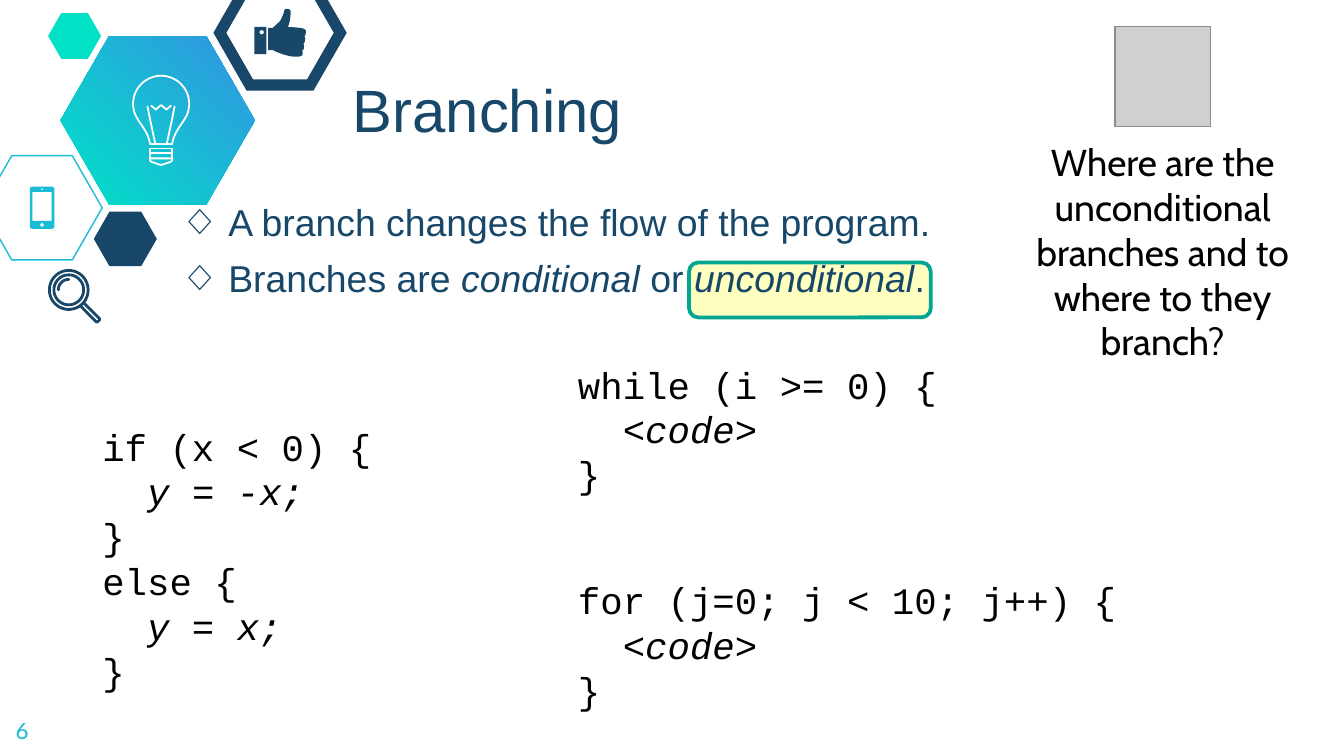
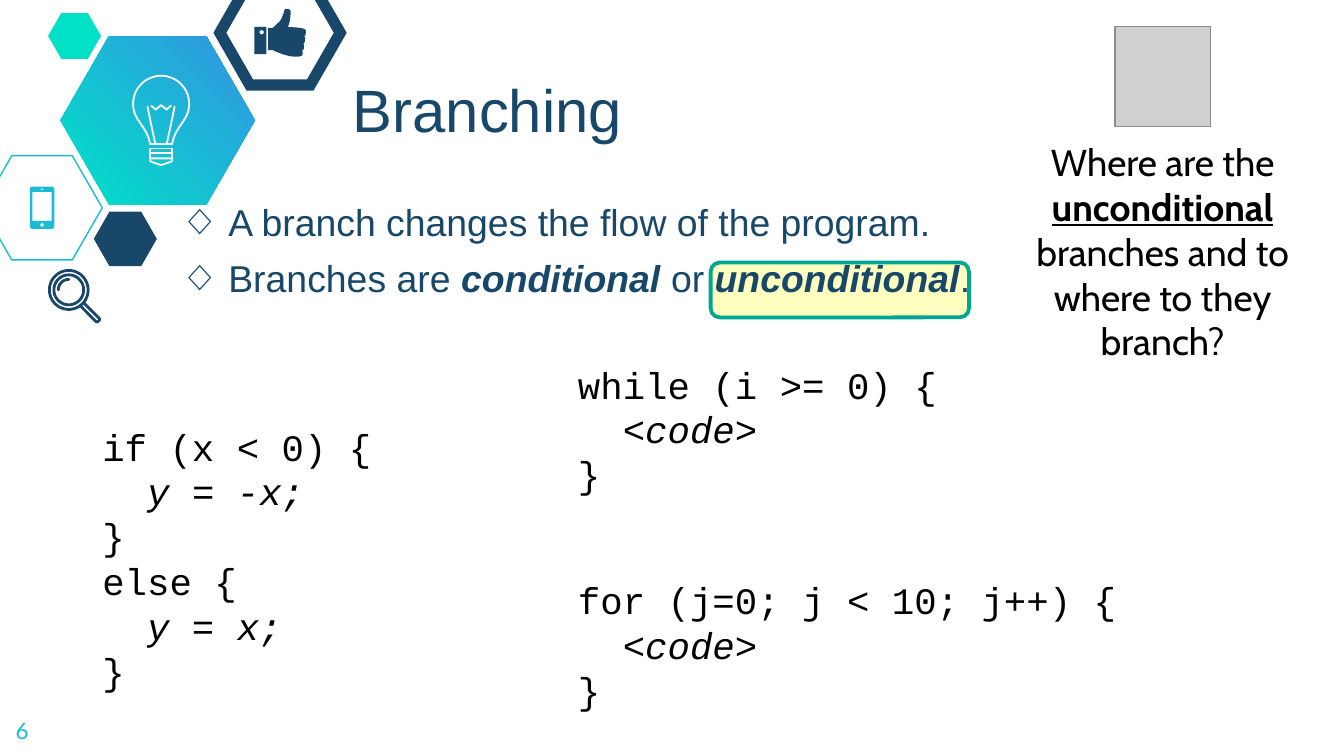
Before and after one commit to dickinson-comp256/COMP256, a slide deck: slide 6 of docs/materials/03-MachineAbstractions/MA3-S-StoredProgram.pptx. Drawn at 1344x756 pixels with LibreOffice and Linux fonts; fonts in the diff are those of the drawing; grey boxes stand for pictures; background and template pictures are left out. Boxes give left, top, right and bottom in pixels: in the first picture for what was removed or moved away, otherwise in the second. Text is boxed around its words. In the diff, an @@ line names an element or a change of style, - is before the commit and + after.

```diff
--- a/docs/materials/03-MachineAbstractions/MA3-S-StoredProgram.pptx
+++ b/docs/materials/03-MachineAbstractions/MA3-S-StoredProgram.pptx
@@ text "Where are the unconditional branches ..." at (x1=1036, y1=148, x2=1289, y2=356): bold on, underline on in "unconditional" @@
@@ text at (x1=228, y1=263, x2=971, y2=300): bold on in "conditional unconditional." @@
@@ rounded rectangle resized from (x1=689, y1=262, x2=931, y2=317) to (x1=711, y1=262, x2=969, y2=317) @@
```
Also in this commit, not shown: 21 other slides changed, 1 slide added.
